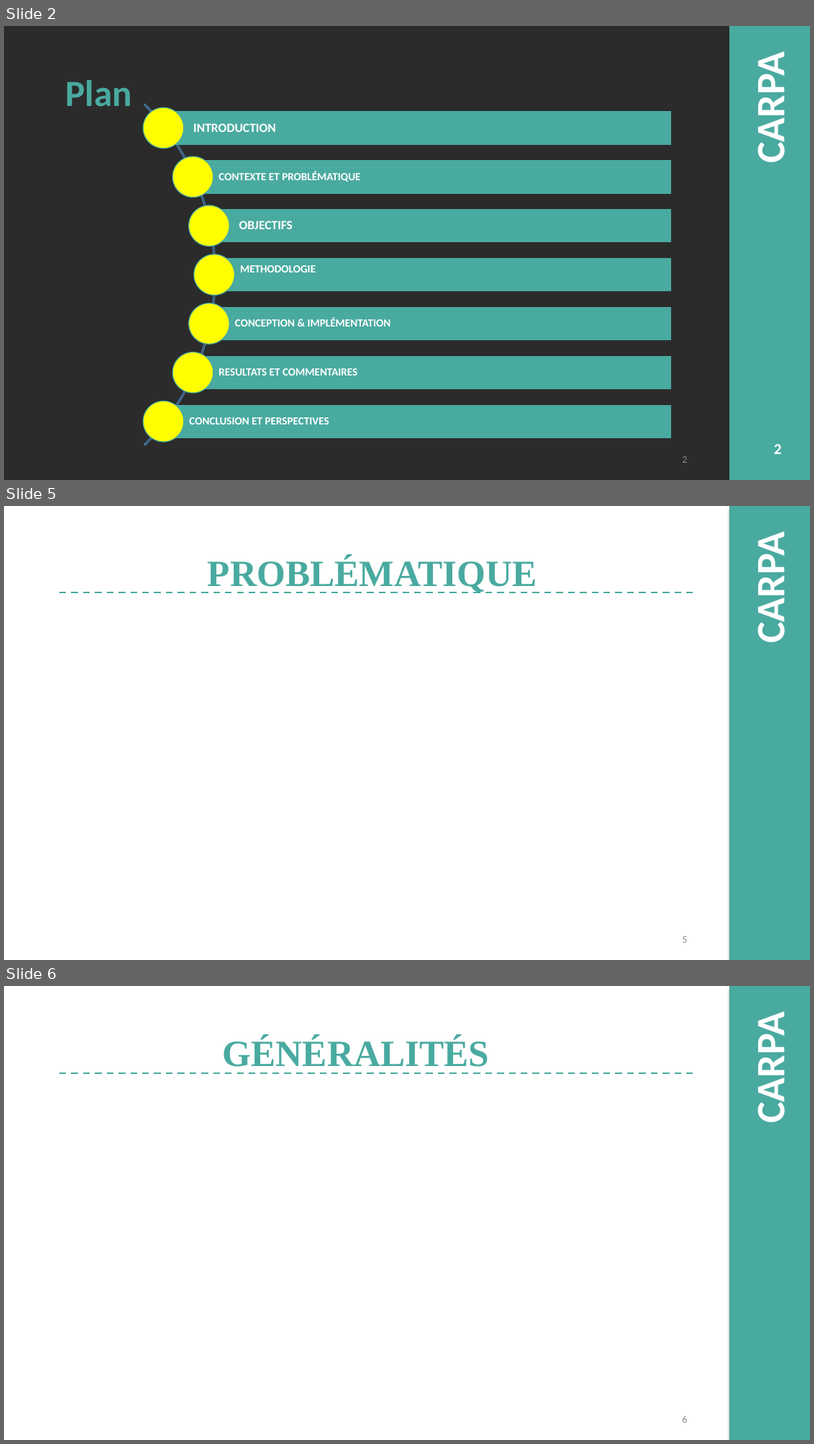
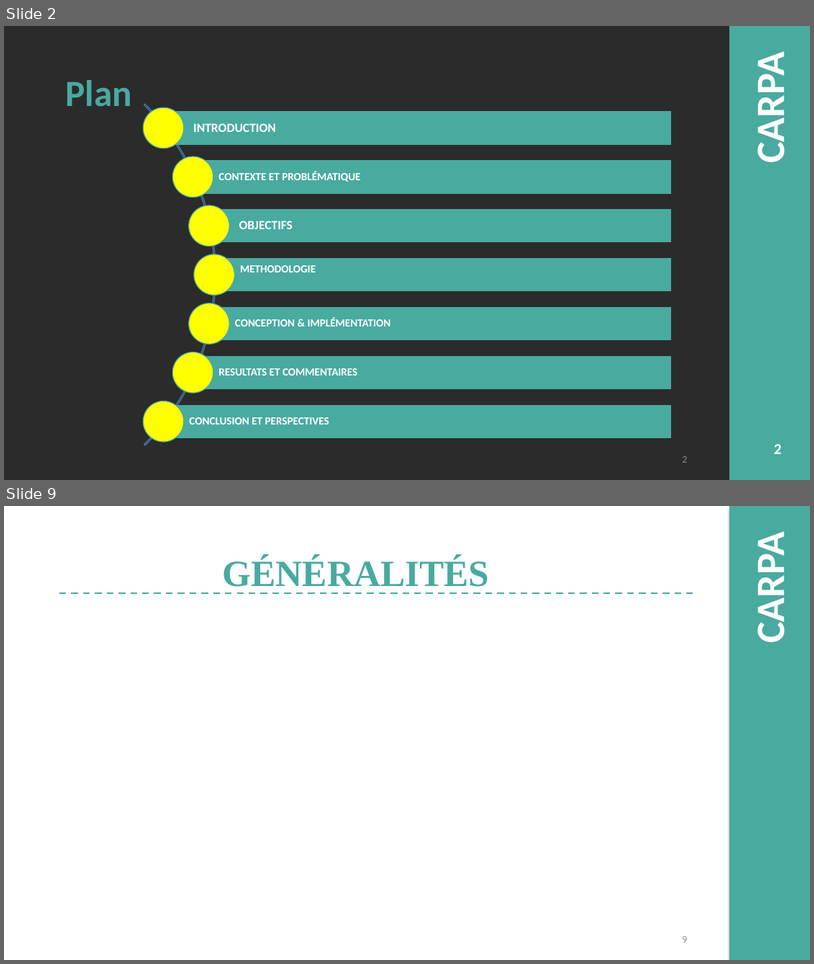
Before and after one commit to django123/memoire-M2, a slide deck: presentation.pptm. Shown one above the other, each under a label of ours: slides 2, 5 and 6 before the commit, slides 2 and 9 after it; the slides between them are not shown. The pictures are 814x1444 and 814x964 pixels, drawn with LibreOffice and Linux fonts; fonts in the diff are those of the drawing; background and template pictures are left out; a plain dark background stands for a picture behind light text. Boxes give left, top, right and bottom in pixels: in the first picture for what was removed or moved away, otherwise in the second. Text is boxed around its words. In the diff, an @@ line names an element or a change of style, - is before the commit and + after.

```diff
--- a/presentation.pptm
+++ b/presentation.pptm
@@ slide 5 removed at [4,506,810,960], background picture (left out); not listed: 2 template elements that a slide beside it also shows @@
@@ title removed at [208,556,538,593] @@
-PROBLÉMATIQUE
@@ line removed from (59, 592) to (694, 592) @@
@@ page number removed at [682,936,687,942] @@
-5
@@ what was slide 6 is now slide 9 @@
@@ page number at [682,936,687,942]: text changed @@
-6
+9
```
Also in this commit, not shown: 1 slide changed, 6 slides added, 2 other slides removed, 1 other file.
